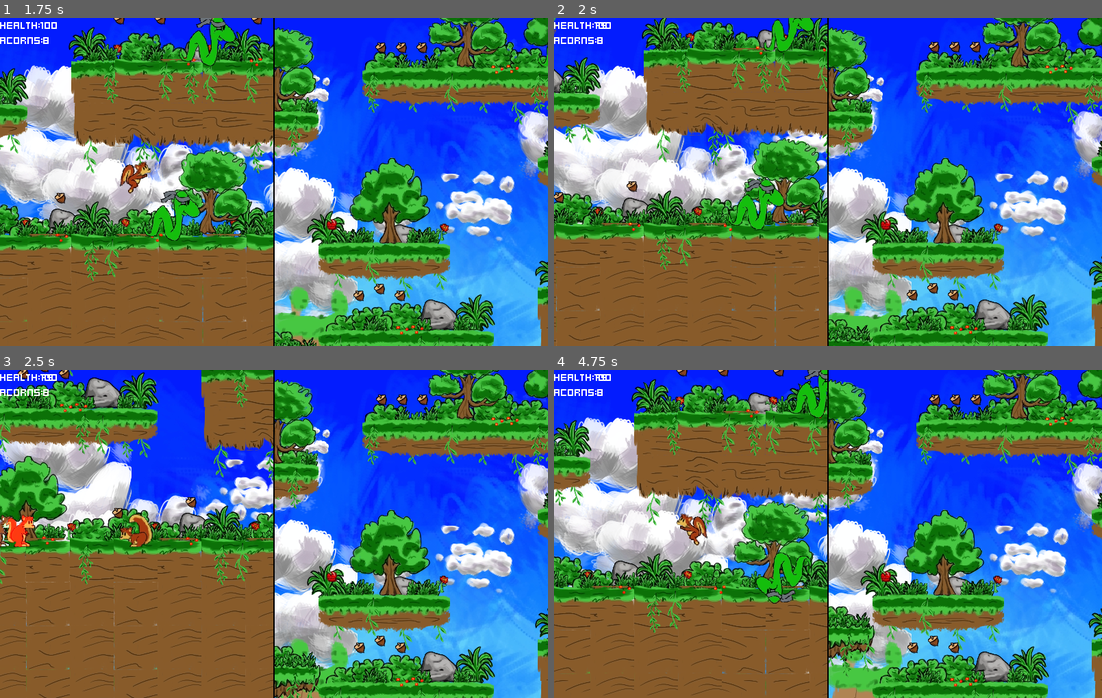
Above: before the commit, frames 1-4 (two rows, left to right).
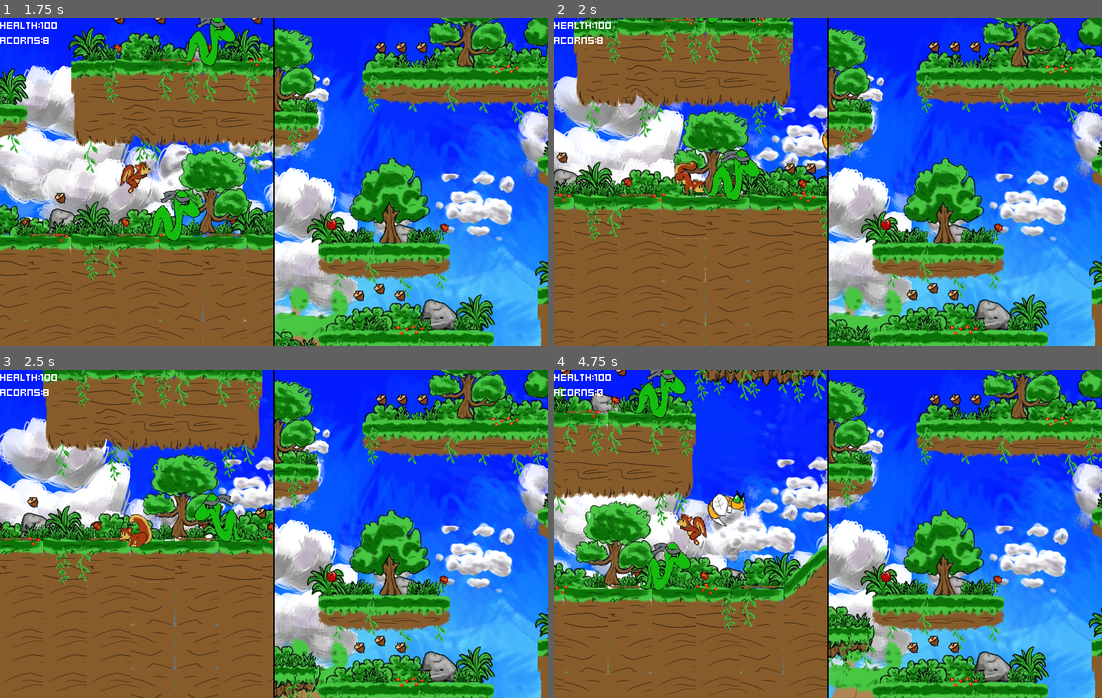
Above: after the commit, the same moments.

Repository: KieranL/ratatoskr
Game: Godot game, scene res://scenes/modes/game_splitscreen.tscn
Two runs of this game, one before a commit and one after it. Both use one fixed random seed, a clock stepped at 60 frames per second and the inputs below. This scene is started directly instead of the project's main scene.
Inputs:
- Up to frame 1 (1.75 s): hold Shift (run) 0.53-1.28 s; hold Right (move_right) from 0.53 s (still down); tap Space (jump) at 0.77, 1.52 s; tap Q (melee) at 1.35 s; tap Shift (run) at 1.55 s
- Up to frame 2 (2 s): keep holding Right (move_right)
- Up to frame 3 (2.5 s): release Right (move_right) at 2.03 s; hold Left (move_left) from 2.03 s (still down); hold Shift (run) from 2.03 s (still down)
- Up to frame 4 (4.75 s): release Left (move_left) at 2.78 s; release Shift (run) at 2.78 s; hold Right (move_right) 2.78-4.28 s; tap Z (spit) at 2.85 s; tap Space (jump) at 3.02, 3.77, 4.52 s; tap Shift (run) at 3.05, 4.55 s; hold Shift (run) 3.53-4.28 s; hold Left (move_left) from 4.28 s (still down); tap Q (melee) at 4.35 s

Frame 1 is identical in both runs. In frame 2, 28% of the frame differs, in the area x 0-50%, y 0-100%; in frame 3, 21%; in frame 4, 28%.
Error in both runs: Invalid access to property or key 'camera' on a base object of type 'CharacterBody2D (Player)'. (res://scenes/modes/game_splitscreen.gd:9)

Commit message:
rename spwaner to spawner. Tried to fix hornet death animation but idk it just is flakey

Diff:
--- a/scenes/maingame/entities/enemies/hornet/hornet.gd
+++ b/scenes/maingame/entities/enemies/hornet/hornet.gd
@@ -7,6 +7,12 @@
 @onready var animation_player := $AnimationPlayer as AnimationPlayer
 @onready var collision_shape := $CollisionShape2D
 @onready var damaged_sound := $Damaged as AudioStreamPlayer2D
+
+@onready var vision_sphere := $TargetRadius/Area2D2/vision_sphere
+@export var VISION_SPHERE_RADIUS := 200 :
+	set(value):
+		if vision_sphere:
+			(vision_sphere.shape as CircleShape2D).radius = VISION_SPHERE_RADIUS
 
 @export var ROAM_COOLDOWN_IN_MS := 3000
 
@@ -31,7 +37,6 @@
 var target = Node2D
 
 var home = CircleShape2D
-
 var _hit_player := false
 
 const FRAME_FLICKER_AMOUNT = 4
@@ -49,11 +54,10 @@
 	home = get_parent().get_node("RoamRadius/Area2D/roam_sphere")
 
 func _physics_process(delta: float) -> void:
-	var animation := get_new_animation()
-	if animation != animation_player.current_animation:
-		animation_player.play(animation)
-
 	if _state != State.DEAD:
+		var animation := get_new_animation()
+		if animation != animation_player.current_animation:
+			animation_player.play(animation)
 		if (_state == State.HUNTING):
 			target_location = target.position
 
@@ -79,6 +83,9 @@
 					var collider = get_slide_collision(i).get_collider()
 					if (collider is Player):
 						await hit_player(collider)
+	else:
+		velocity.y = 100
+		move_and_slide()
 
 func hit_player(collider) -> void:
 	var player = collider #make typing more clear
@@ -90,10 +97,15 @@
 		_hit_player = false
 
 func destroy() -> void:
+	print("run destroy function")
 	_state = State.DEAD
 	velocity = Vector2.ZERO
+	animation_player.play("destroy")
+	_is_hit = true
 
 func take_damage(damage) -> void:
+	if _state == State.DEAD:
+		return
 	if _is_hit == false:
 		_is_hit = true
 		CURRENT_HEALTH -= damage
@@ -101,34 +113,50 @@
 		await trigger_invincible(FRAME_FLICKER_TIME)
 
 		if CURRENT_HEALTH <= 0:
+			collision_shape.disabled = true
 			destroy()
 
 		_is_hit = false
+	print("take damage")
 
 func hunt(huntTarget: Node2D) -> void:
+	if _state == State.DEAD:
+		return
 	_state = State.HUNTING
 	last_roam_target_location = target_location
 	target = huntTarget
 	current_speed = HUNT_SPEED
+	print("hunt")
+
 
 func roam() -> void:
+	if _state == State.DEAD:
+		return
 	_state = State.ROAMING
 	target_location = last_roam_target_location
 	current_speed = ROAM_SPEED
+	print("roam")
 
 func pick_new_roam_target():
+	if _state == State.DEAD:
+		return
 	if _state != State.WAITING:
 		_state = State.WAITING
 		await get_tree().create_timer(5).timeout
 		target_location.x = randf_range(home.global_position.x - home.shape.radius, home.global_position.x + home.shape.radius)
 		_state = State.ROAMING
+	print("pick new roam target")
 
 func _on_vision_sphere_body_entered(body: Node2D) -> void:
+	if _state == State.DEAD:
+		return
 	if (body is Player):
 		if _state != State.HUNTING:
 			hunt(body)
 
 func _on_vision_sphere_body_exited(body: Node2D) -> void:
+	if _state == State.DEAD:
+		return
 	if (body is Player):
 		if _state == State.HUNTING:
 			roam()
@@ -146,15 +174,14 @@
 func get_new_animation() -> StringName:
 	var animation_new: StringName
 	if _state == State.HUNTING:
-			animation_new = &"Attack"
-	elif _state == State.ROAMING or _state == State.WAITING:
+		animation_new = &"Attack"
+	else:
 		animation_new = &"Flying"
-	else:
-		animation_new = &"destroy"
 	return animation_new
 
 
 func _on_animation_player_animation_finished(anim_name: StringName) -> void:
+	print(anim_name)
 	if anim_name == "destroy":
 		died.emit()
 		get_parent().remove_child(get_parent().get_node("RoamRadius"))
--- a/scenes/maingame/entities/enemies/hornet/hornet.tscn
+++ b/scenes/maingame/entities/enemies/hornet/hornet.tscn
@@ -150,6 +150,18 @@
 "update": 1,
 "values": [false]
 }
+tracks/9/type = "value"
+tracks/9/imported = false
+tracks/9/enabled = true
+tracks/9/path = NodePath("..:motion_mode")
+tracks/9/interp = 1
+tracks/9/loop_wrap = true
+tracks/9/keys = {
+"times": PackedFloat32Array(0),
+"transitions": PackedFloat32Array(1),
+"update": 1,
+"values": [1]
+}
 
 [sub_resource type="Animation" id="Animation_qlseb"]
 resource_name = "destroy"
@@ -257,10 +269,22 @@
 tracks/8/interp = 1
 tracks/8/loop_wrap = true
 tracks/8/keys = {
-"times": PackedFloat32Array(0),
-"transitions": PackedFloat32Array(1),
-"update": 1,
-"values": [true]
+"times": PackedFloat32Array(0, 1.5),
+"transitions": PackedFloat32Array(1, 1),
+"update": 1,
+"values": [true, true]
+}
+tracks/9/type = "value"
+tracks/9/imported = false
+tracks/9/enabled = true
+tracks/9/path = NodePath("..:motion_mode")
+tracks/9/interp = 1
+tracks/9/loop_wrap = true
+tracks/9/keys = {
+"times": PackedFloat32Array(0),
+"transitions": PackedFloat32Array(1),
+"update": 1,
+"values": [0]
 }
 
 [sub_resource type="AnimationLibrary" id="AnimationLibrary_er65d"]
@@ -286,6 +310,7 @@
 colors = PackedColorArray(1, 1, 1, 1, 0, 0, 0, 1)
 
 [node name="Hornet" type="CharacterBody2D"]
+disable_mode = 2
 collision_layer = 2
 collision_mask = 25
 motion_mode = 1
--- a/scenes/maingame/entities/enemies/hornet/spwaner.gd
+++ b/scenes/maingame/entities/enemies/hornet/spawner.gd
@@ -7,10 +7,12 @@
 @export var SPAWN_COOLDOWN_IN_MS := 7500.0
 @export var MAX_HEALTH := 750
 @export var CURRENT_HEALTH: int
+@export var HORNET_VISION_RADIUS := 200
 
 @onready var hornets := $Hornets
 @onready var sprite := $Sprite2D as Sprite2D
 @onready var hit_sound := $Hit as AudioStreamPlayer2D
+@onready var animation_player := $AnimationPlayer
 
 var _on_cooldown = false
 var _current_spawned = 0
@@ -21,6 +23,7 @@
 var hornet_scene = preload("res://scenes/maingame/entities/enemies/hornet/entity.tscn")
 
 var _is_hit = false
+var dead := false
 
 # Called when the node enters the scene tree for the first time.
 func _ready() -> void:
@@ -31,6 +34,8 @@
 
 # Called every frame. 'delta' is the elapsed time since the previous frame.
 func _process(delta: float) -> void:
+	if dead:
+		return
 
 	if _current_spawned < MAX_SPAWNED_AT_ONE_TIME:
 		spawn_hornet()
@@ -49,11 +54,11 @@
 		_is_hit = false
 
 func destroy() -> void:
-	spawnerDeath.emit()
-
-	for child in hornets.get_children():
-		hornets.remove_child(child)
-	queue_free()
+	for entity in hornets.get_children():
+		for child in entity.get_children():
+			if child is Hornet:
+				(child as Hornet).destroy()
+	animation_player.play("death")
 
 func spawn_hornet() -> void:
 	if not _on_cooldown:
@@ -64,6 +69,7 @@
 			if child is Hornet:
 				var hornet = child as Hornet
 				hornet.connect("died", _hornet_died)
+				hornet.VISION_SPHERE_RADIUS = HORNET_VISION_RADIUS
 			child.global_position = global_position
 
 		hornets.add_child(entity)
@@ -85,3 +91,10 @@
 		await get_tree().create_timer(duration_per_flicker / 1000).timeout
 		sprite.visible = true
 		await get_tree().create_timer(duration_per_flicker / 1000).timeout
+
+
+func _on_animation_player_animation_finished(anim_name: StringName) -> void:
+	if anim_name == "death":
+		sprite.visible = false
+		spawnerDeath.emit()
+		queue_free()
--- /dev/null
+++ b/scenes/maingame/entities/enemies/hornet/spawner.tscn
@@ -0,0 +1,148 @@
+[gd_scene load_steps=12 format=3 uid="uid://dgkyv2jpr1cbi"]
+
+[ext_resource type="Script" path="res://scenes/maingame/entities/enemies/hornet/spawner.gd" id="1_wjj1k"]
+[ext_resource type="Texture2D" uid="uid://bo738s7awa6j1" path="res://Assets/Art/enemies/hornet/nest.png" id="2_et5y2"]
+[ext_resource type="AudioStream" uid="uid://ce8x55m32vrdc" path="res://Assets/SoundEffects/WaspHiveHit.wav" id="3_51oy2"]
+[ext_resource type="Texture2D" uid="uid://twy8cs78gqbv" path="res://Assets/Art/cloud_3.webp" id="4_3peaw"]
+[ext_resource type="AudioStream" uid="uid://duwm7i44o75o2" path="res://Assets/SoundEffects/explode.wav" id="5_yfqjx"]
+
+[sub_resource type="CircleShape2D" id="CircleShape2D_v8tv5"]
+radius = 75.2396
+
+[sub_resource type="Animation" id="Animation_8cfom"]
+length = 0.001
+tracks/0/type = "value"
+tracks/0/imported = false
+tracks/0/enabled = true
+tracks/0/path = NodePath("Sprite2D:visible")
+tracks/0/interp = 1
+tracks/0/loop_wrap = true
+tracks/0/keys = {
+"times": PackedFloat32Array(0),
+"transitions": PackedFloat32Array(1),
+"update": 1,
+"values": [true]
+}
+tracks/1/type = "value"
+tracks/1/imported = false
+tracks/1/enabled = true
+tracks/1/path = NodePath("Explosion:emitting")
+tracks/1/interp = 1
+tracks/1/loop_wrap = true
+tracks/1/keys = {
+"times": PackedFloat32Array(0),
+"transitions": PackedFloat32Array(1),
+"update": 1,
+"values": [false]
+}
+tracks/2/type = "value"
+tracks/2/imported = false
+tracks/2/enabled = true
+tracks/2/path = NodePath("Explode:playing")
+tracks/2/interp = 1
+tracks/2/loop_wrap = true
+tracks/2/keys = {
+"times": PackedFloat32Array(0),
+"transitions": PackedFloat32Array(1),
+"update": 1,
+"values": [false]
+}
+
+[sub_resource type="Animation" id="Animation_nu0p0"]
+resource_name = "death"
+length = 5.0
+tracks/0/type = "value"
+tracks/0/imported = false
+tracks/0/enabled = true
+tracks/0/path = NodePath("Sprite2D:visible")
+tracks/0/interp = 1
+tracks/0/loop_wrap = true
+tracks/0/keys = {
+"times": PackedFloat32Array(0.00208336, 0.102083, 0.202083, 0.302083, 0.402083, 0.502083, 0.602083, 0.702083, 0.802083, 0.902083, 1, 1.10208, 1.2, 1.3, 1.4, 1.5, 1.6, 1.7, 1.8, 1.9, 2, 2.1, 2.19792, 2.3, 2.4, 2.5, 2.6, 2.7, 2.8, 2.9, 3, 3.1, 3.2, 3.3),
+"transitions": PackedFloat32Array(1, 1, 1, 1, 1, 1, 1, 1, 1, 1, 1, 1, 1, 1, 1, 1, 1, 1, 1, 1, 1, 1, 1, 1, 1, 1, 1, 1, 1, 1, 1, 1, 1, 1),
+"update": 1,
+"values": [true, false, true, false, true, false, true, false, true, false, true, false, true, false, true, false, true, false, true, false, true, false, true, false, true, false, true, false, true, false, true, false, true, false]
+}
+tracks/1/type = "value"
+tracks/1/imported = false
+tracks/1/enabled = true
+tracks/1/path = NodePath("Explosion:emitting")
+tracks/1/interp = 1
+tracks/1/loop_wrap = true
+tracks/1/keys = {
+"times": PackedFloat32Array(0, 0.1, 0.2, 0.6, 3.3),
+"transitions": PackedFloat32Array(1, 1, 1, 1, 1),
+"update": 1,
+"values": [true, false, true, true, false]
+}
+tracks/2/type = "value"
+tracks/2/imported = false
+tracks/2/enabled = true
+tracks/2/path = NodePath("Explode:playing")
+tracks/2/interp = 1
+tracks/2/loop_wrap = true
+tracks/2/keys = {
+"times": PackedFloat32Array(0.00520831, 0.238542, 0.571875, 0.933333, 1.26667, 1.5, 1.83333, 2.19479, 2.46667, 2.7),
+"transitions": PackedFloat32Array(1, 1, 1, 1, 1, 1, 1, 1, 1, 1),
+"update": 1,
+"values": [true, true, true, true, true, true, true, true, true, true]
+}
+
+[sub_resource type="AnimationLibrary" id="AnimationLibrary_s0l7e"]
+_data = {
+"RESET": SubResource("Animation_8cfom"),
+"death": SubResource("Animation_nu0p0")
+}
+
+[sub_resource type="CanvasItemMaterial" id="CanvasItemMaterial_viges"]
+blend_mode = 1
+
+[sub_resource type="Gradient" id="Gradient_q8xpp"]
+offsets = PackedFloat32Array(0.5, 1)
+colors = PackedColorArray(1, 1, 1, 1, 0, 0, 0, 1)
+
+[node name="Spwaner" type="CharacterBody2D"]
+collision_layer = 2
+collision_mask = 25
+script = ExtResource("1_wjj1k")
+
+[node name="Sprite2D" type="Sprite2D" parent="."]
+texture = ExtResource("2_et5y2")
+
+[node name="CollisionShape2D" type="CollisionShape2D" parent="."]
+shape = SubResource("CircleShape2D_v8tv5")
+
+[node name="Area2D" type="Area2D" parent="CollisionShape2D"]
+
+[node name="Hornets" type="Node" parent="."]
+
+[node name="Hit" type="AudioStreamPlayer2D" parent="."]
+stream = ExtResource("3_51oy2")
+volume_db = 10.0
+
+[node name="AnimationPlayer" type="AnimationPlayer" parent="."]
+libraries = {
+"": SubResource("AnimationLibrary_s0l7e")
+}
+
+[node name="Explosion" type="CPUParticles2D" parent="."]
+self_modulate = Color(1, 1, 1, 0.12)
+material = SubResource("CanvasItemMaterial_viges")
+emitting = false
+amount = 32
+lifetime = 228.67
+one_shot = true
+speed_scale = 1.2
+explosiveness = 0.7
+draw_order = 215832976
+texture = ExtResource("4_3peaw")
+emission_shape = 1
+emission_sphere_radius = 35.83
+spread = 180.0
+gravity = Vector2(0, -250)
+color_ramp = SubResource("Gradient_q8xpp")
+
+[node name="Explode" type="AudioStreamPlayer2D" parent="."]
+stream = ExtResource("5_yfqjx")
+
+[connection signal="animation_finished" from="AnimationPlayer" to="." method="_on_animation_player_animation_finished"]
--- a/scenes/maingame/entities/enemies/hornet/spwaner.tscn
+++ /dev/null
@@ -1,28 +0,0 @@
-[gd_scene load_steps=5 format=3 uid="uid://dgkyv2jpr1cbi"]
-
-[ext_resource type="Script" path="res://scenes/maingame/entities/enemies/hornet/spwaner.gd" id="1_wextk"]
-[ext_resource type="Texture2D" uid="uid://bo738s7awa6j1" path="res://Assets/Art/enemies/hornet/nest.png" id="2_ll6xq"]
-[ext_resource type="AudioStream" uid="uid://ce8x55m32vrdc" path="res://Assets/SoundEffects/WaspHiveHit.wav" id="3_m7orf"]
-
-
-[sub_resource type="CircleShape2D" id="CircleShape2D_v8tv5"]
-radius = 75.2396
-
-[node name="Spwaner" type="CharacterBody2D"]
-collision_layer = 2
-collision_mask = 25
-script = ExtResource("1_wextk")
-
-[node name="Sprite2D" type="Sprite2D" parent="."]
-texture = ExtResource("2_ll6xq")
-
-[node name="CollisionShape2D" type="CollisionShape2D" parent="."]
-shape = SubResource("CircleShape2D_v8tv5")
-
-[node name="Area2D" type="Area2D" parent="CollisionShape2D"]
-
-[node name="Hornets" type="Node" parent="."]
-
-[node name="Hit" type="AudioStreamPlayer2D" parent="."]
-stream = ExtResource("3_m7orf")
-volume_db = 10.0
--- a/scenes/maingame/entities/player/player.gd
+++ b/scenes/maingame/entities/player/player.gd
@@ -53,6 +53,7 @@
 		set(value):
 			ACORNS = value
 			acorns_ui_amount.text = str(value)
+@export var GOD_MODE := false
 
 var alive = true
 
@@ -154,6 +155,8 @@
 		velocity.y = JUMP_VELOCITY
 
 func hit(damage, source: Node):
+	if GOD_MODE:
+		return
 	if _is_damage_state == false:
 		ouch_sound.play()
 		CURRENT_HEALTH -= damage
--- a/scenes/maingame/entities/player/player.tscn
+++ b/scenes/maingame/entities/player/player.tscn
@@ -336,6 +336,7 @@
 floor_constant_speed = true
 platform_on_leave = 2
 script = ExtResource("3")
+GOD_MODE = true
 
 [node name="ShootAnimation" type="Timer" parent="."]
 wait_time = 0.2
--- a/scenes/maingame/levels/level1/level.tscn
+++ b/scenes/maingame/levels/level1/level.tscn
@@ -16,7 +16,7 @@
 [ext_resource type="PackedScene" uid="uid://dafavqaic6lhx" path="res://scenes/maingame/entities/enemies/hornet/entity.tscn" id="15_cjxsr"]
 [ext_resource type="Texture2D" uid="uid://cqydct6vajobg" path="res://Assets/Art/bush_1.webp" id="16"]
 [ext_resource type="Script" path="res://scenes/maingame/entities/enemies/snake/boss.gd" id="16_1by48"]
-[ext_resource type="PackedScene" uid="uid://dgkyv2jpr1cbi" path="res://scenes/maingame/entities/enemies/hornet/spwaner.tscn" id="16_06gec"]
+[ext_resource type="PackedScene" uid="uid://dgkyv2jpr1cbi" path="res://scenes/maingame/entities/enemies/hornet/spawner.tscn" id="16_06gec"]
 [ext_resource type="Texture2D" uid="uid://co8bwstg3ea6x" path="res://Assets/Art/rock_1.webp" id="17"]
 [ext_resource type="Material" uid="uid://djwm5nol3d801" path="res://Assets/Art/wind_sway.tres" id="18"]
 [ext_resource type="Texture2D" uid="uid://c5xpotfxdi0ms" path="res://Assets/Art/fern_1.webp" id="19"]
--- a/scenes/maingame/levels/level2/level2.tscn
+++ b/scenes/maingame/levels/level2/level2.tscn
@@ -11,7 +11,7 @@
 [ext_resource type="PackedScene" uid="uid://c3dh7xb6ef76q" path="res://scenes/maingame/levels/collectables/acorn/acorn.tscn" id="6_th6u2"]
 [ext_resource type="Texture2D" uid="uid://dea1a76o6b0ix" path="res://Assets/Art/tree_2.webp" id="7_27bgk"]
 [ext_resource type="Texture2D" uid="uid://icddaryasunc" path="res://Assets/Art/tree_1.webp" id="8_gsrq8"]
-[ext_resource type="PackedScene" uid="uid://dgkyv2jpr1cbi" path="res://scenes/maingame/entities/enemies/hornet/spwaner.tscn" id="8_urhbx"]
+[ext_resource type="PackedScene" uid="uid://dgkyv2jpr1cbi" path="res://scenes/maingame/entities/enemies/hornet/spawner.tscn" id="8_urhbx"]
 [ext_resource type="Texture2D" uid="uid://bj6am5nfc0k73" path="res://Assets/Art/grass_1.webp" id="9_fnsri"]
 [ext_resource type="Texture2D" uid="uid://bju7r7jqn8bqy" path="res://Assets/Art/grass_2.webp" id="10_r4mc3"]
 [ext_resource type="Texture2D" uid="uid://upfcr5xg5fvh" path="res://Assets/Art/grass_3.webp" id="11_hvc4s"]
@@ -24,6 +24,7 @@
 [ext_resource type="AudioStream" uid="uid://cvg07bp4icek2" path="res://Assets/Music/Main Theme.ogg" id="18_6jhg8"]
 [ext_resource type="Texture2D" uid="uid://d0wfh08ouh3mv" path="res://Assets/Art/gate.webp" id="18_ae2ve"]
 [ext_resource type="PackedScene" uid="uid://ba5sup1xck4rb" path="res://scenes/maingame/levels/collectables/heal_berry/heal_berry.tscn" id="18_ca7db"]
+[ext_resource type="PackedScene" uid="uid://dafavqaic6lhx" path="res://scenes/maingame/entities/enemies/hornet/entity.tscn" id="23_gxhuh"]
 [ext_resource type="Script" path="res://scenes/maingame/camera/camera.gd" id="25_a68qc"]
 
 [sub_resource type="Animation" id="Animation_ivkcj"]
@@ -3578,6 +3579,7 @@
 
 [node name="Spwaner" parent="Actors/Enemies" instance=ExtResource("8_urhbx")]
 position = Vector2(2708, -2640)
+HORNET_VISION_RADIUS = 400
 
 [node name="MiniBoss" type="Node" parent="Actors/Enemies"]
 
@@ -3620,7 +3622,7 @@
 
 [node name="Enemy8" parent="Actors/Enemies/Regular" instance=ExtResource("5_xb7g0")]
 modulate = Color(0.766315, 0.000492474, 0.774579, 1)
-position = Vector2(344, -2698)
+position = Vector2(284, -1854)
 HEALTH = 200
 
 [node name="Enemy9" parent="Actors/Enemies/Regular" instance=ExtResource("5_xb7g0")]
@@ -3634,8 +3636,11 @@
 [node name="Enemy11" parent="Actors/Enemies/Regular" instance=ExtResource("5_xb7g0")]
 position = Vector2(1471, -1247)
 
-[node name="Enemy12" parent="Actors/Enemies/Regular" instance=ExtResource("5_xb7g0")]
-position = Vector2(2439, -1884)
+[node name="Entity" parent="Actors/Enemies/Regular" instance=ExtResource("23_gxhuh")]
+position = Vector2(2360, -1972)
+
+[node name="Entity2" parent="Actors/Enemies/Regular" instance=ExtResource("23_gxhuh")]
+position = Vector2(697, -2705)
 
 [node name="Player" parent="Actors" instance=ExtResource("3_dk8vk")]
 position = Vector2(1639, -2595)
@@ -3650,6 +3655,7 @@
 stream = ExtResource("5_vetwv")
 
 [node name="PlayerSpawn" type="Node2D" parent="."]
+visible = false
 position = Vector2(232, 379.5)
 
 [connection signal="trigger_boss_music" from="Map/BossGateStaticBody" to="." method="_on_boss_gate_static_body_trigger_boss_music"]
Not shown: 1 places in scenes/maingame/levels/level2/level2.tscn that only renumber resources
